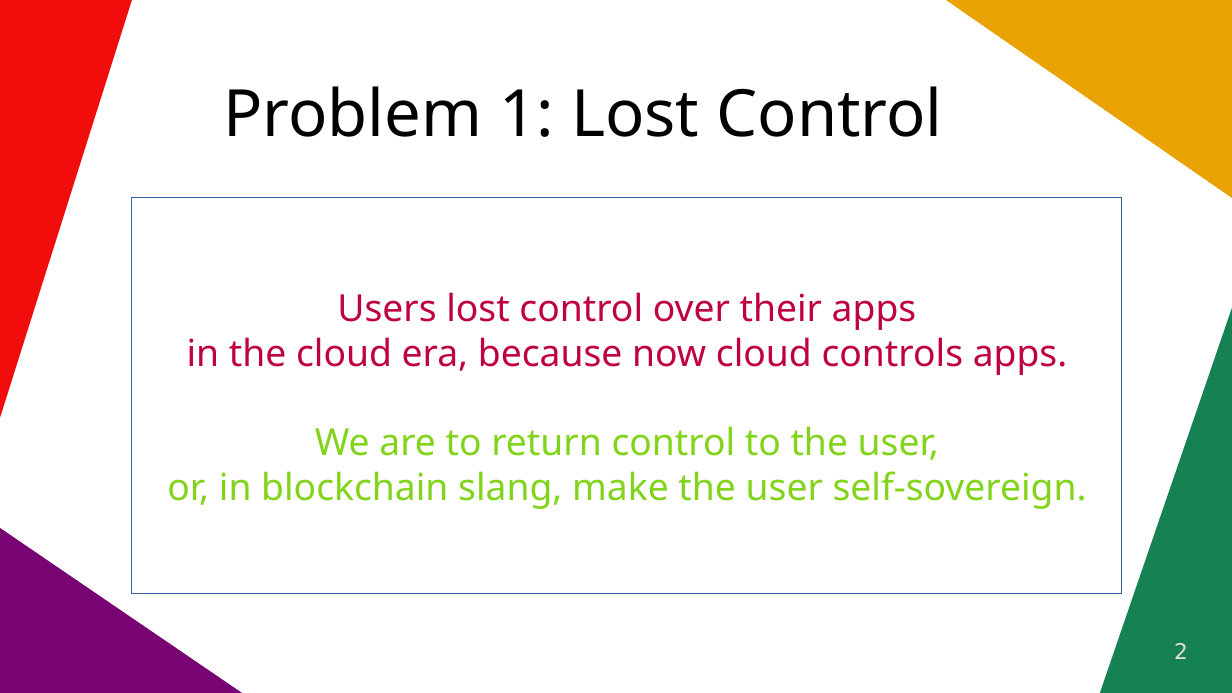
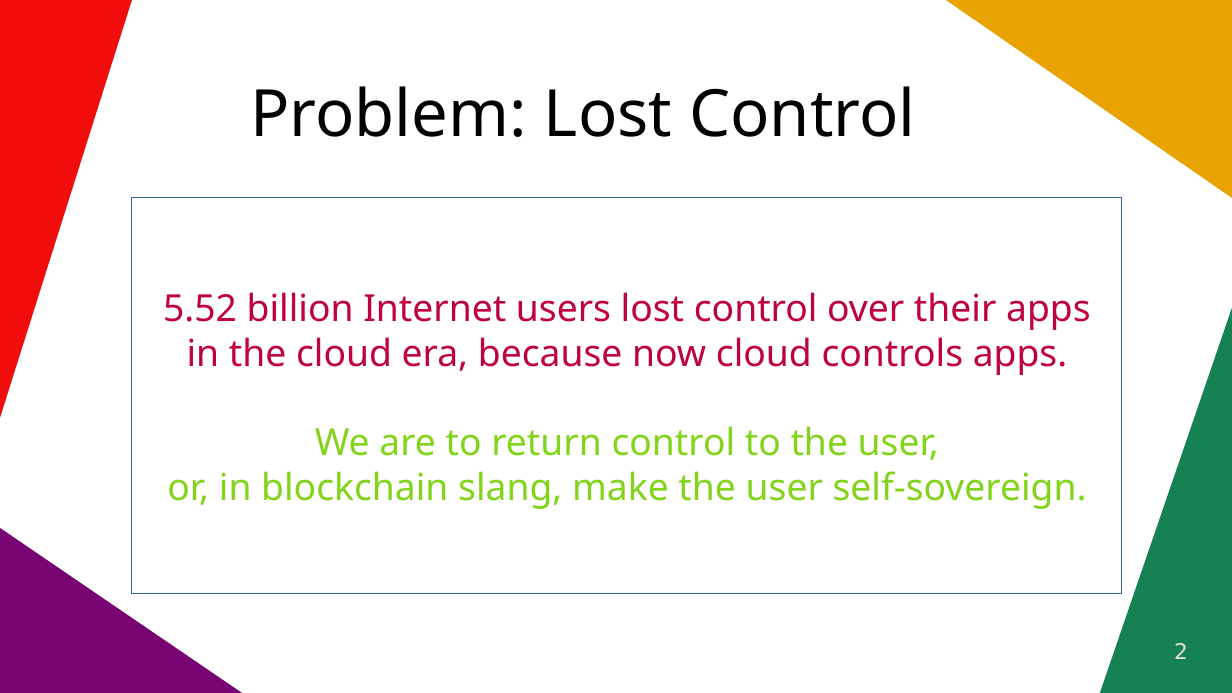
Before and after one commit to vporton/icp-package-manager, a slide deck: slide 2 of docs/short-pitchdeck.odp. Drawn at 1232x693 pixels with LibreOffice and Linux fonts; fonts in the diff are those of the drawing. Boxes give left, top, right and bottom in pixels: in the first picture for what was removed or moved away, otherwise in the second. Text is boxed around its words. In the diff, an @@ line names an element or a change of style, - is before the commit and + after.

```diff
--- a/docs/short-pitchdeck.odp
+++ b/docs/short-pitchdeck.odp
@@ text at <box>250,86,915,137</box>: text changed @@
-Problem 1: Lost Control
+Problem: Lost Control
@@ text in rectangle at <box>163,292,1091,330</box>: text changed @@
-Users lost control over their apps
+5.52 billion Internet users lost control over their apps
```
Also in this commit, not shown: 1 other slide changed, 1 slide removed, 1 other file.
